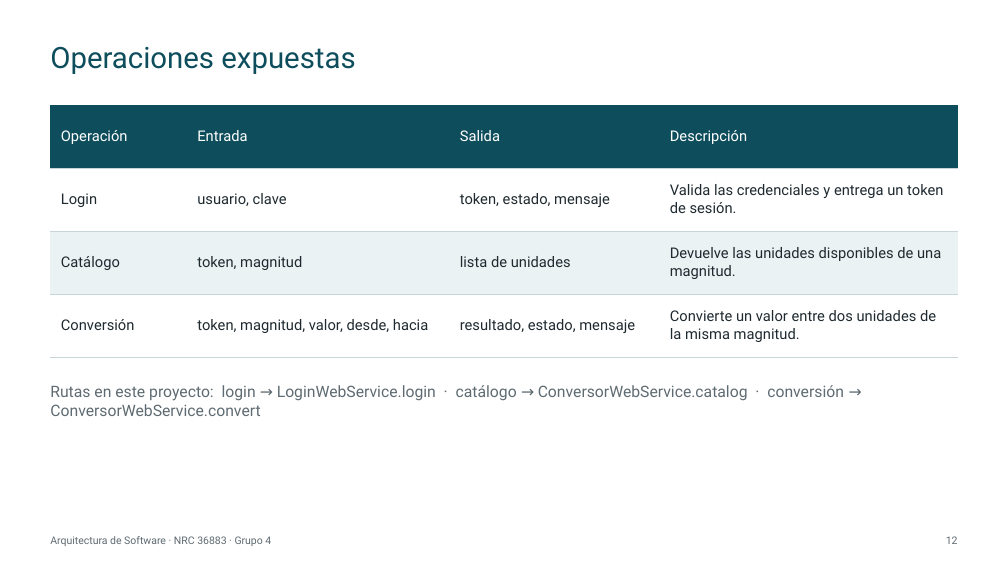
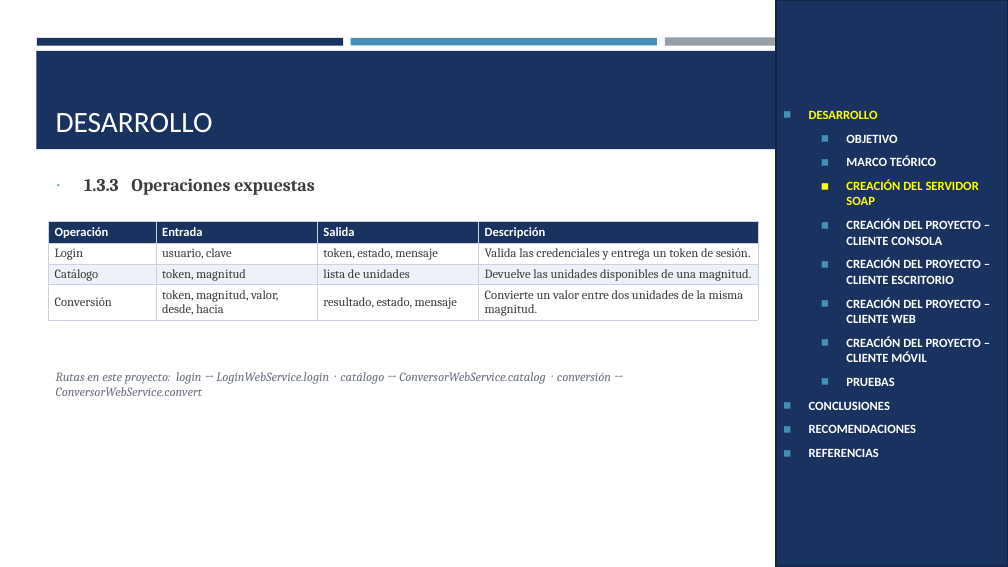
Before and after one commit to IMarcusDev/TI.1.1.-PAO202651_SOAP_JAVA_SINBDD_NRC_36883_GR04, a slide deck: slide 10 of 05. DOCUMENTACION/PRESENTACION TI.1.1. SOAP sin BDD en JAVA GR4.pptx (slide 12 before the commit). Drawn at 1008x567 pixels with LibreOffice and Linux fonts; fonts in the diff are those of the drawing. Boxes give left, top, right and bottom in pixels: in the first picture for what was removed or moved away, otherwise in the second. Text is boxed around its words. In the diff, an @@ line names an element or a change of style, - is before the commit and + after.

```diff
--- a/05. DOCUMENTACION/PRESENTACION TI.1.1. SOAP sin BDD en JAVA GR4.pptx
+++ b/05. DOCUMENTACION/PRESENTACION TI.1.1. SOAP sin BDD en JAVA GR4.pptx
@@ rectangle added at (776,0,1008,567), fill #1A3260, outline #122446 1.75 pt, 12 pt, text #FFFFFF, bold @@
+◼ DESARROLLO
+  ◼ OBJETIVO
+  ◼ MARCO TEÓRICO
+  ◼ CREACIÓN DEL SERVIDOR SOAP
+  ◼ CREACIÓN DEL PROYECTO – CLIENTE CONSOLA
+  ◼ CREACIÓN DEL PROYECTO – CLIENTE ESCRITORIO
+  ◼ CREACIÓN DEL PROYECTO – CLIENTE WEB
+  ◼ CREACIÓN DEL PROYECTO – CLIENTE MÓVIL
+  ◼ PRUEBAS
+◼ CONCLUSIONES
+◼ RECOMENDACIONES
+◼ REFERENCIAS
@@ rectangle added at (36,51,972,149), fill #1A3260 @@
@@ rectangle added at (37,38,343,45), fill #1A3260 @@
@@ title removed at (50,46,355,74) @@
-Operaciones expuestas
@@ rectangle added at (351,38,657,45), fill #4590B8 @@
@@ rectangle added at (665,38,971,46), fill #969FA7 @@
@@ title added at (56,113,213,132), 28 pt, text #FFFFFF @@
+DESARROLLO
@@ text added at (84,178,314,195), 17 pt, text #3D3D3D, bold @@
+∙ 1.3.3 Operaciones expuestas
@@ table at (48,222,758,320) @@
@@ fill #0E4D5C to #1A3260 in row 1 @@
@@ fill #EAF2F3 to #EEF2F8 in row 3 @@
@@ size 14 to 12 pt @@
@@ font Roboto to Calibri, bold on in "Operación", "Entrada", "Salida", "Descripción" @@
@@ font Roboto to Cambria, text colour #1F2A30 to #3D3D3D in "Login", "usuario, clave", "token, estado, mensaje", "Valida las credenciales y entrega un token ..." and 8 more places @@
@@ borders changed @@
@@ table: place and size @@
-table at (51,105,958,357)
+table at (48,222,758,320)
@@ text "Rutas en este proyecto: login ...": place and size @@
-text "Rutas en este proyecto: login ..." at (50,385,844,416)
+text "Rutas en este proyecto: login ..." at (56,372,611,396)
@@ text "Rutas en este proyecto: login ..." at (56,372,611,396): size 15 to 12 pt, font Roboto to Cambria, text colour #5F6B72 to #6B7280, italic on @@
@@ text removed at (50,536,271,546) @@
-Arquitectura de Software · NRC 36883 · Grupo 4
@@ page number removed at (946,536,958,544) @@
-12
```
Also in this commit, not shown: 23 other slides changed, 6 slides added, 14 slides removed, 1 other file.
